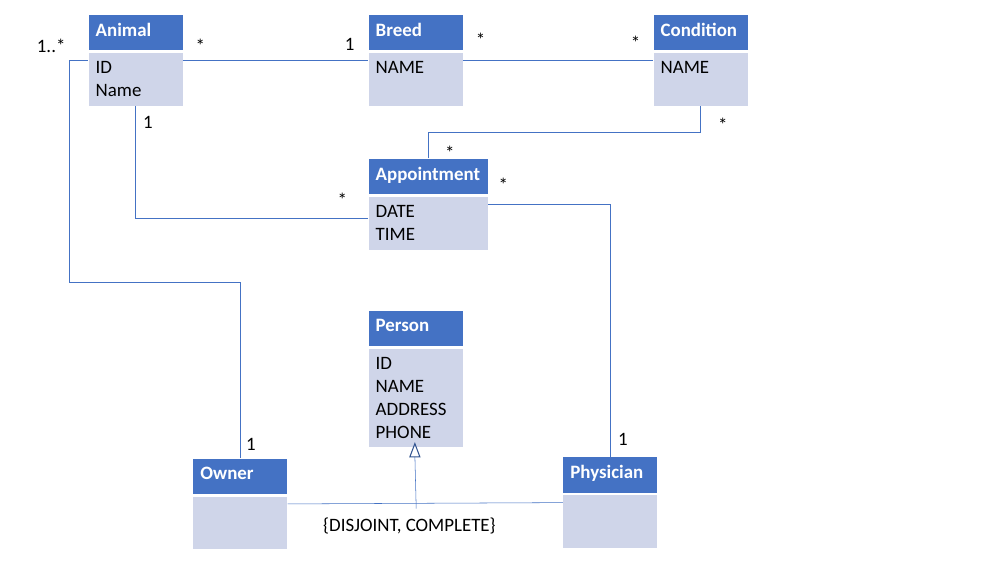
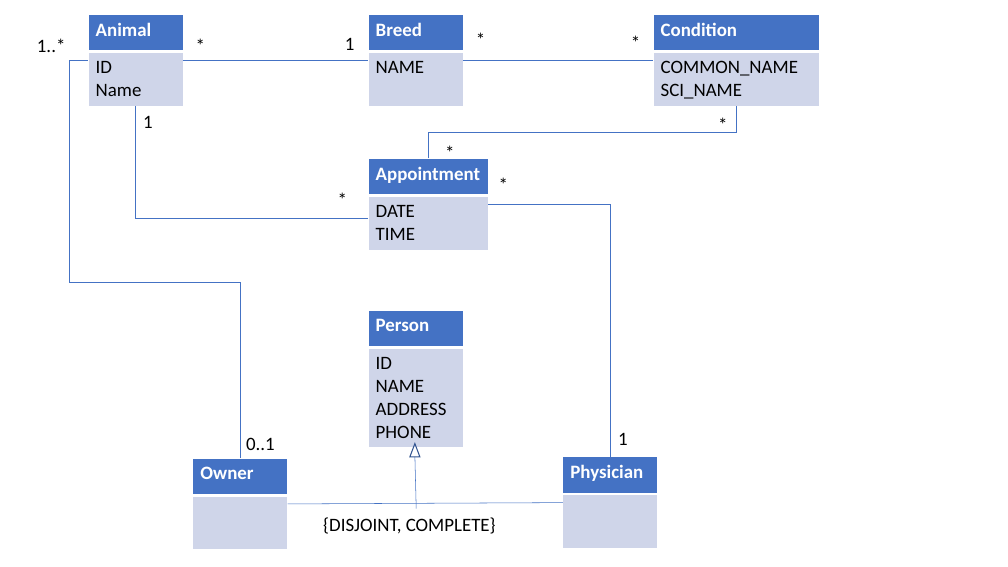
Before and after one commit to silvae86/silvae86.github.io, a slide deck: slide 3 of _pages/teaching/solutions/uml/class/UML_Solutions.pptx. Drawn at 1008x567 pixels with LibreOffice and Linux fonts; fonts in the diff are those of the drawing. Boxes give left, top, right and bottom in pixels: in the first picture for what was removed or moved away, otherwise in the second. Text is boxed around its words. In the diff, an @@ line names an element or a change of style, - is before the commit and + after.

```diff
--- a/_pages/teaching/solutions/uml/class/UML_Solutions.pptx
+++ b/_pages/teaching/solutions/uml/class/UML_Solutions.pptx
@@ table at (653, 14, 820, 106) @@
-row 2, column 1: NAME
+row 2, column 1: COMMON_NAME / SCI_NAME
@@ table: place and size @@
-table at (653, 14, 748, 106)
+table at (653, 14, 820, 106)
@@ elbow line moved from (429, 158) - (701, 106) to (429, 158) - (737, 106) @@
@@ text at (246, 437, 275, 450): text changed @@
-1
+0..1
```
Also in this commit, not shown: 2 other slides changed, 1 other file.
